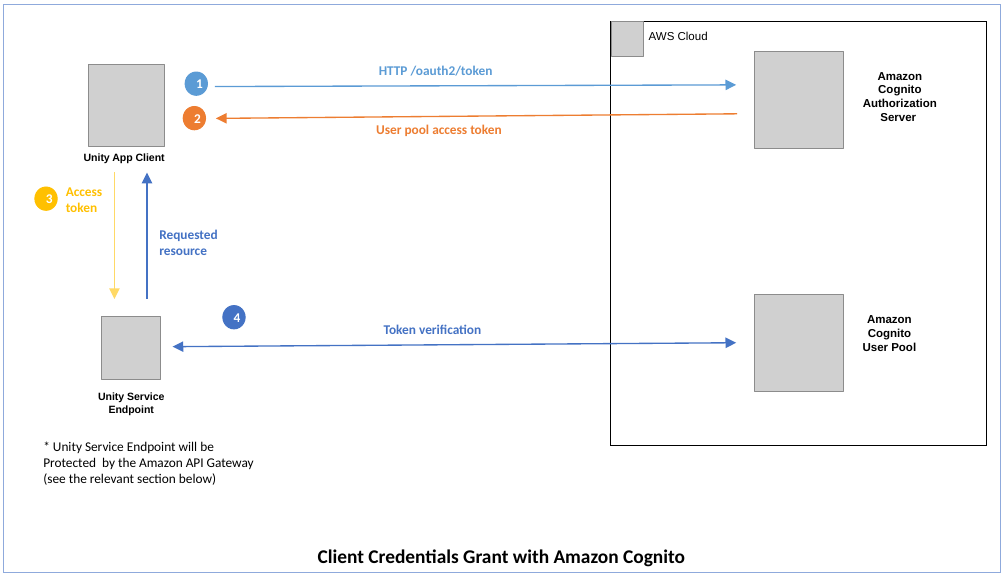
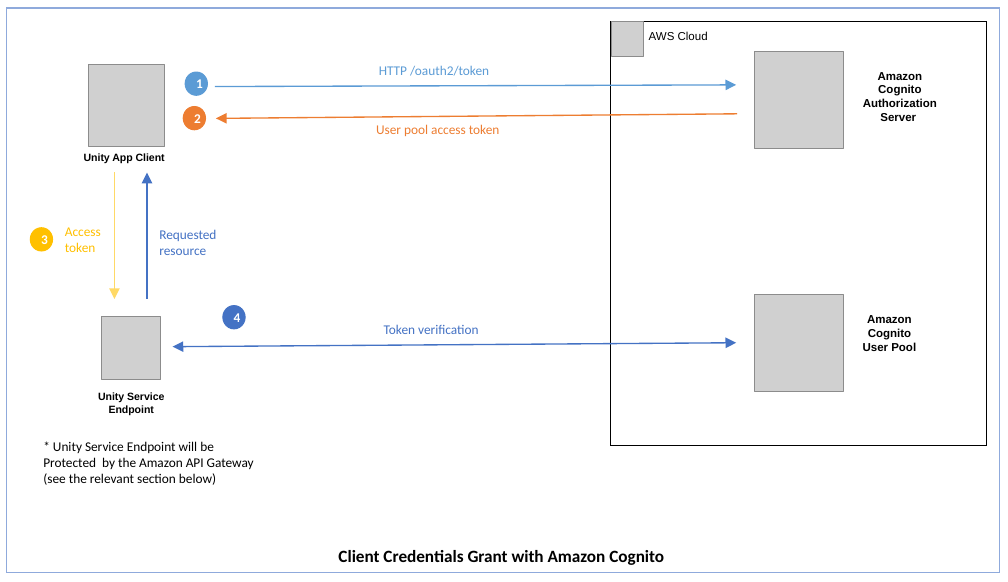
Before and after one commit to yunks128/unity-cs-security, a slide deck: slide 2 of images/security-drawings.pptx. Drawn at 1008x582 pixels with LibreOffice and Linux fonts; fonts in the diff are those of the drawing; grey boxes stand for pictures. Boxes give left, top, right and bottom in pixels: in the first picture for what was removed or moved away, otherwise in the second. Text is boxed around its words. In the diff, an @@ line names an element or a change of style, - is before the commit and + after.

```diff
--- a/images/security-drawings.pptx
+++ b/images/security-drawings.pptx
@@ rectangle: place and size @@
-rectangle at <box>3,5,1000,572</box>
+rectangle at <box>7,8,999,572</box>
@@ ellipse "3": place and size @@
-ellipse "3" at <box>35,187,57,210</box>
+ellipse "3" at <box>30,227,53,250</box>
@@ bold off in 5 elements at <box>159,229,216,255</box>, <box>376,124,500,136</box>, <box>384,325,478,334</box>, <box>379,66,489,76</box>, <box>65,227,101,252</box> @@
@@ text "Access token": place and size @@
-text "Access token" at <box>66,187,102,212</box>
+text "Access token" at <box>65,227,101,252</box>
@@ text "Client Credentials Grant with Amazon ..." at <box>338,550,664,565</box>: size 18 to 16 pt @@
```
Also in this commit, not shown: 2 other slides changed, 3 other files.
